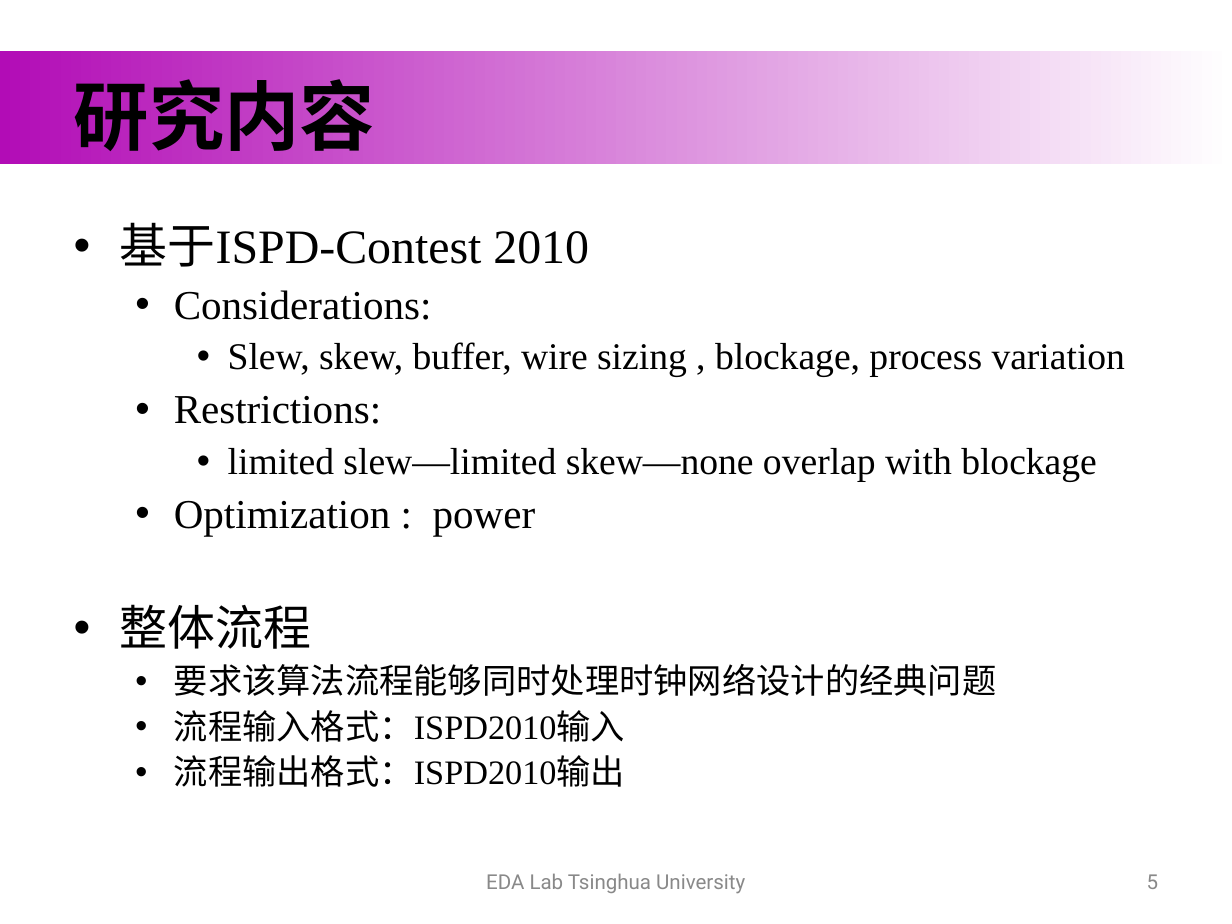
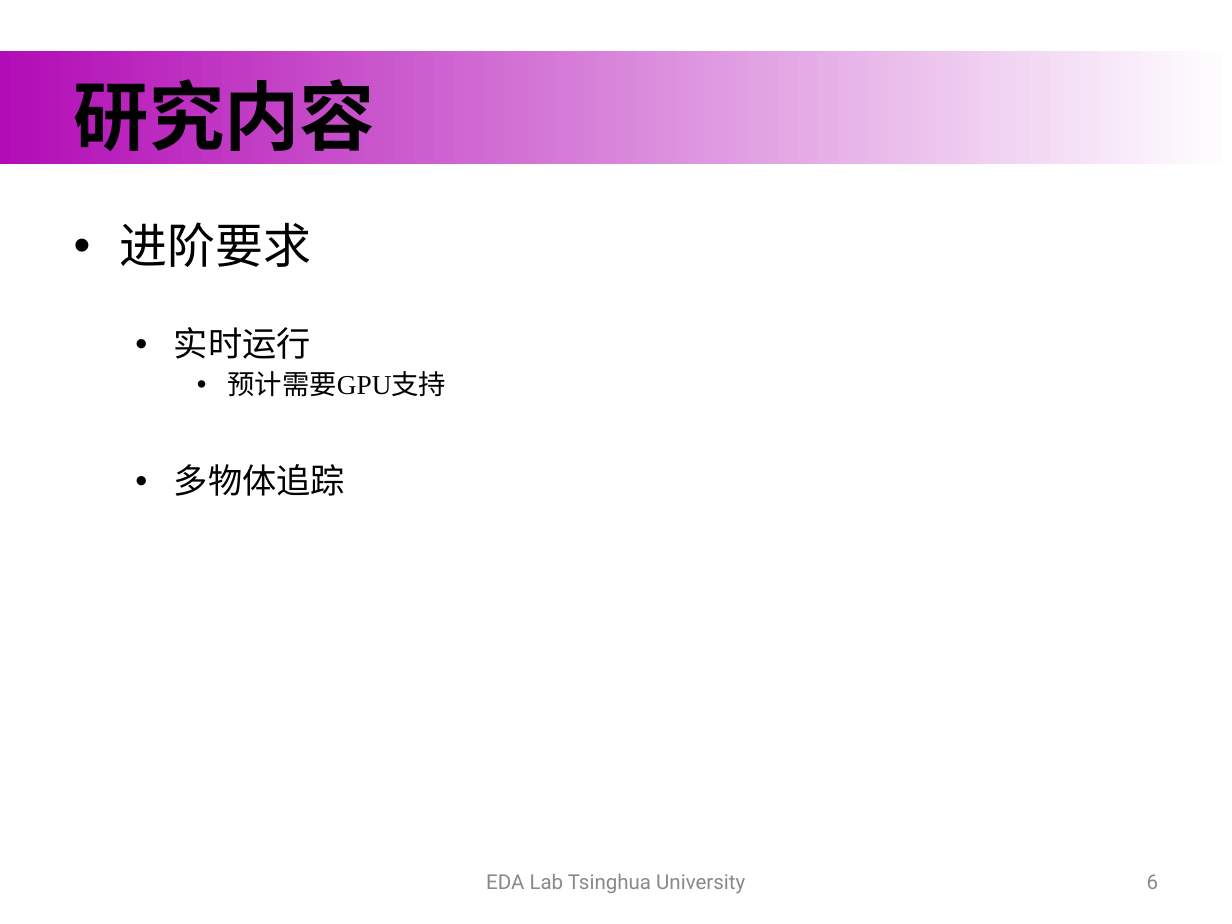
Before and after one commit to hewr1993/graduate_thesis, a slide deck: slide 6 of formal_materials/publish/开题.ppt (slide 5 before the commit). Drawn at 1232x924 pixels with LibreOffice and Linux fonts; fonts in the diff are those of the drawing; background and template pictures are left out. Boxes give left, top, right and bottom in pixels: in the first picture for what was removed or moved away, otherwise in the second. Text is boxed around its words. In the diff, an @@ line names an element or a change of style, - is before the commit and + after.

```diff
--- a/formal_materials/publish/开题.ppt
+++ b/formal_materials/publish/开题.ppt
@@ text at (x1=120, y1=222, x2=446, y2=496): text changed; size 22 to 20 pt @@
-• 基于ISPD-Contest 2010
-  • Considerations:
-    • Slew, skew, buffer, wire sizing , blockage, process variation
-  • Restrictions:
-    • limited slew—limited skew—none overlap with blockage
-  • Optimization : power
-• 整体流程
-  • 要求该算法流程能够同时处理时钟网络设计的经典问题
-  • 流程输入格式：ISPD2010输入
-  • 流程输出格式：ISPD2010输出
+• 进阶要求
+  • 实时运行
+    • 预计需要GPU支持
+  • 多物体追踪
@@ page number at (x1=1147, y1=874, x2=1159, y2=889): text changed @@
-5
+6
```
Also in this commit, not shown: 3 other slides changed, 4 slides added, 12 slides removed, 3 other files.
